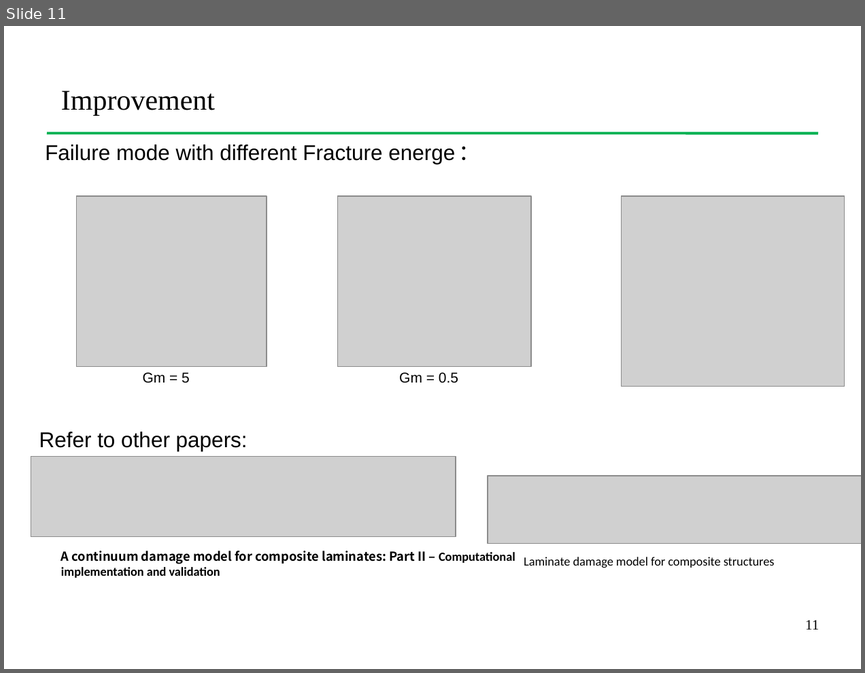
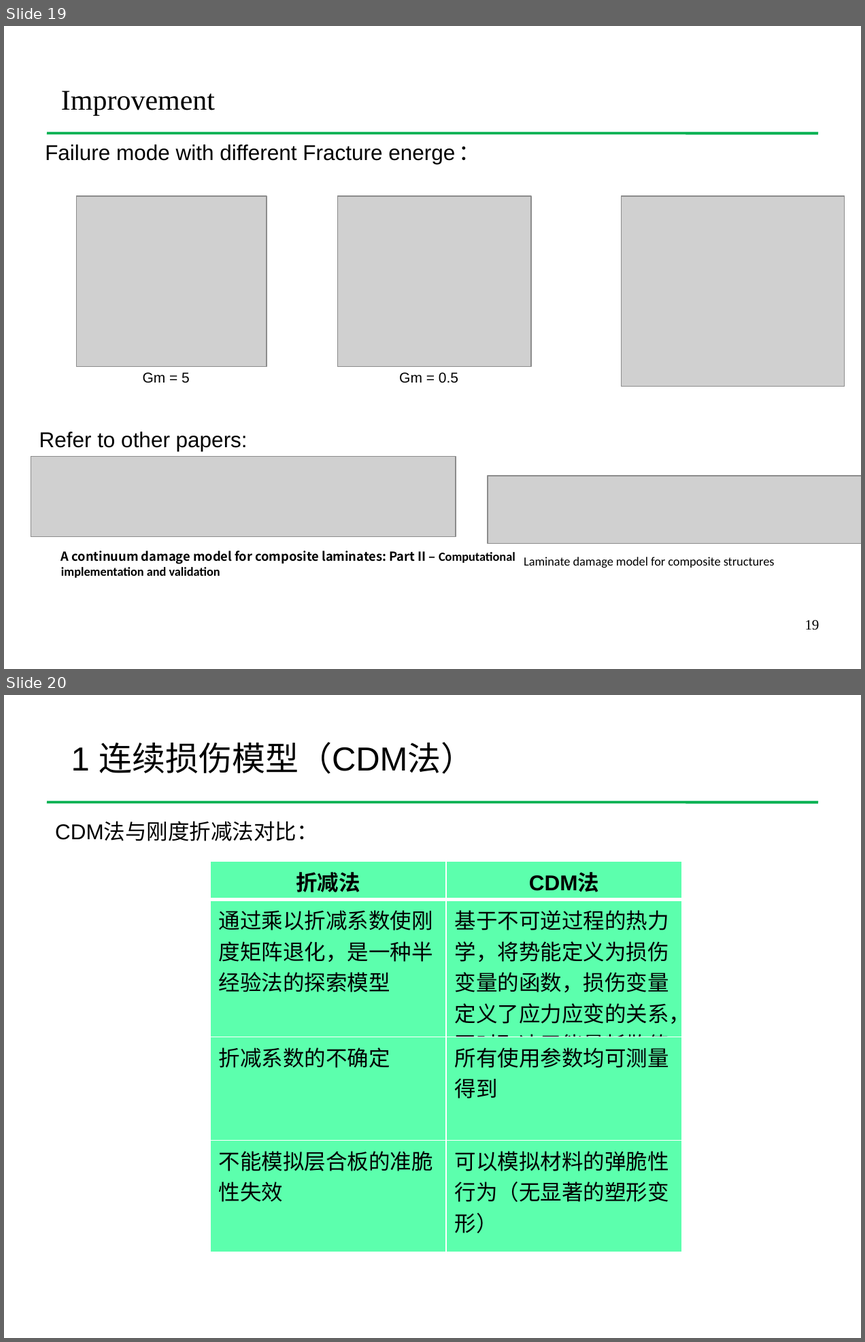
Before and after one commit to Chu2015/UMAThashinlinear4, a slide deck: 组会报告/组会20180110.pptx. Shown one above the other, each under a label of ours: slide 11 before the commit, slides 19 and 20 after it. The pictures are 865x673 and 865x1342 pixels, drawn with LibreOffice and Linux fonts; fonts in the diff are those of the drawing; grey boxes stand for pictures; background and template pictures are left out. Boxes give left, top, right and bottom in pixels: in the first picture for what was removed or moved away, otherwise in the second. Text is boxed around its words. In the diff, an @@ line names an element or a change of style, - is before the commit and + after.

```diff
--- a/组会报告/组会20180110.pptx
+++ b/组会报告/组会20180110.pptx
@@ slide 20 added at [4,695,861,1338], background #FFFFFF; not listed: 1 template element that a slide beside it also shows @@
@@ text added at [71,742,474,774], 28 pt, text #000000 @@
+1 连续损伤模型（CDM法）
@@ text added at [55,822,318,841], 18 pt, text #000000 @@
+CDM法与刚度折减法对比：
@@ table added at [211,861,682,1338], 4 rows, 2 columns @@
+折减法 | CDM法
+通过乘以折减系数使刚度矩阵退化，是一种半经验法的探索模型 | 基于不可逆过程的热力学，将势能定义为损伤变量的函数，损伤变量定义了应力应变的关系，同时取决于能量耗散值
+折减系数的不确定 | 所有使用参数均可测量得到
+不能模拟层合板的准脆性失效 | 可以模拟材料的弹脆性行为（无显著的塑形变形）
@@ what was slide 11 is now slide 19 @@
@@ page number at [805,620,819,630]: text changed @@
-11
+19
```
Also in this commit, not shown: 5 slides changed, 8 other slides added, 2 other files.
